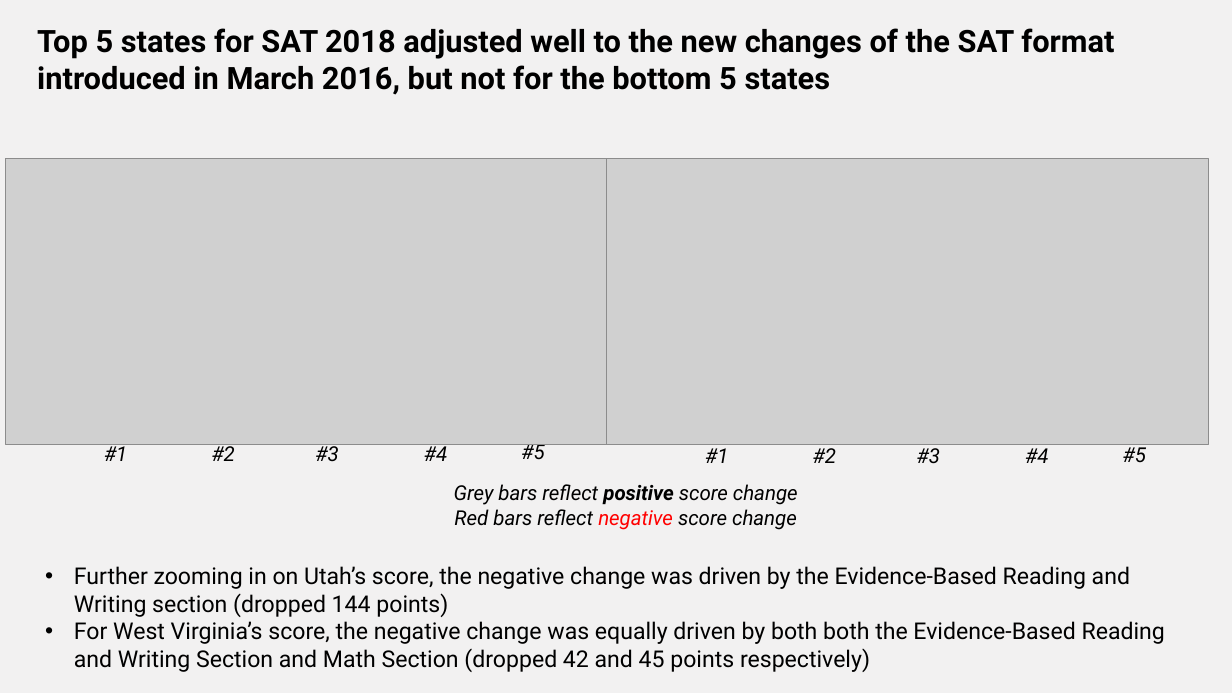
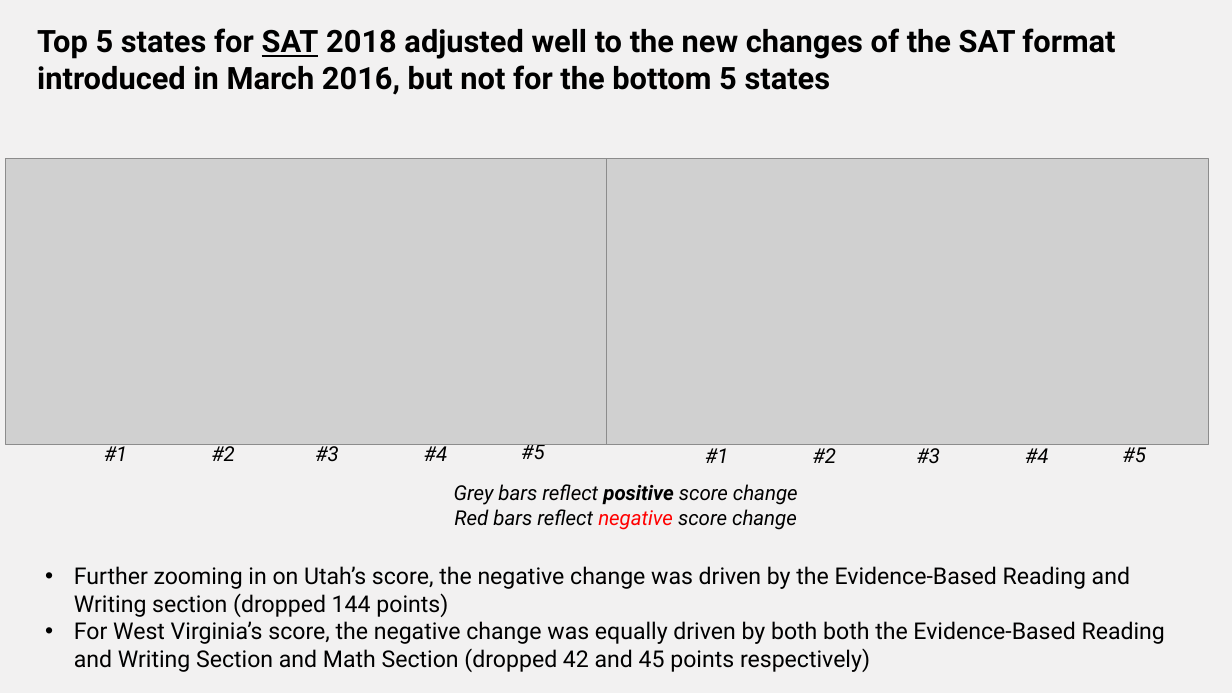
Before and after one commit to casper-wjs/General-assembly-projects, a slide deck: slide 5 of project_1/Project 1 Presentation.pptx. Drawn at 1232x693 pixels with LibreOffice and Linux fonts; fonts in the diff are those of the drawing; grey boxes stand for pictures. Boxes give left, top, right and bottom in pixels: in the first picture for what was removed or moved away, otherwise in the second. Text is boxed around its words. In the diff, an @@ line names an element or a change of style, - is before the commit and + after.

```diff
--- a/project_1/Project 1 Presentation.pptx
+++ b/project_1/Project 1 Presentation.pptx
@@ text "Top 5 states for SAT ..." at box(37, 28, 1115, 95): underline on in "SAT" @@
```
Also in this commit, not shown: 3 other slides changed, 3 other files.
